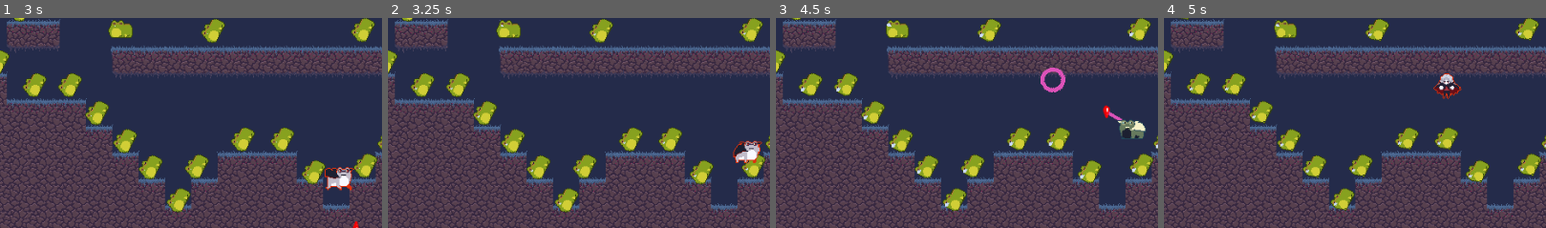
Above: before the commit, frames 1-4 (left to right).
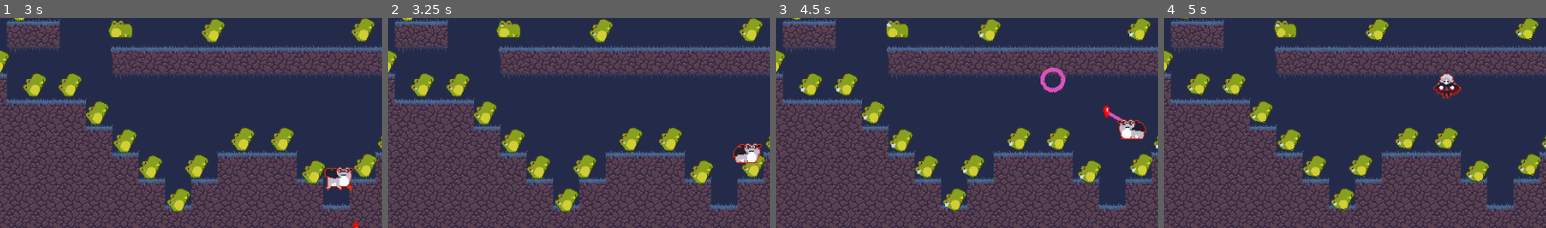
Above: after the commit, the same moments.

Repository: Wayfleh/GDC-Vampire-Platformer
Game: Godot game, scene res://Levels/Level_999.tscn
Same seed, same stepped clock (60 frames per second), same inputs: the game is played once before the commit and once after it. This scene is started directly instead of the project's main scene.
Inputs:
- Up to frame 1 (3 s): tap Enter (ui_accept) at 0.5 s; hold W (jump) 0.53-1.28 s; hold D (right) 0.53-2.03 s; tap J (bite_dash) at 1.35 s; tap W (jump) at 1.52, 1.55, 1.82 s; hold A (left) 2.03-2.78 s; hold W (jump) 2.03-2.78 s; tap Q (blood_cycle) at 2.1 s; hold D (right) from 2.78 s (still down); tap E (transform) at 2.85 s
- Up to frame 2 (3.25 s): keep holding D (right); tap W (jump) at 3.02, 3.05 s
- Up to frame 3 (4.5 s): tap W (jump) at 3.32 s; hold W (jump) 3.53-4.28 s; release D (right) at 4.28 s; hold A (left) from 4.28 s (still down); tap J (bite_dash) at 4.35 s
- Up to frame 4 (5 s): keep holding A (left); tap W (jump) at 4.52, 4.55, 4.82 s
The pictures show only the part of the screen within x 4-54%, y 50-100%; the shares and areas given below are measured in that part.

Frame 1 is identical in both runs. In frame 2, 0.4% of the frame differs, in the area x 90-98%, y 58-70%; in frame 3, 0.6%, in the area x 89-97%, y 48-58%; in frame 4, nothing differs.

Commit message:
I don't know what I added

Diff:
--- a/untitled-vampire-game/Player/StateMachine/Frog/f_jump.gd
+++ b/untitled-vampire-game/Player/StateMachine/Frog/f_jump.gd
@@ -48,6 +48,7 @@
 	match _jump_state:
 		"charge":
 			if Input.is_action_just_released("jump"):
+				frog_sprite.play("frog_idle_right")
 				_apply_jump_impulse()
 			else:
 				_time = clamp(_time + delta, 0.0, _max_charge_time)
@@ -73,7 +74,7 @@
 		_show_charge_frame = !_show_charge_frame
 
 		var animation: String
-		if _show_charge_frame:
+		if _show_charge_frame || charge_ratio == 1: #hold charge animation at max charge
 			animation = "frog_charge_right"
 		else:
 			animation = "frog_idle_right"
Not shown: 2 places in untitled-vampire-game/Levels/Level_08.tscn that only renumber resources
